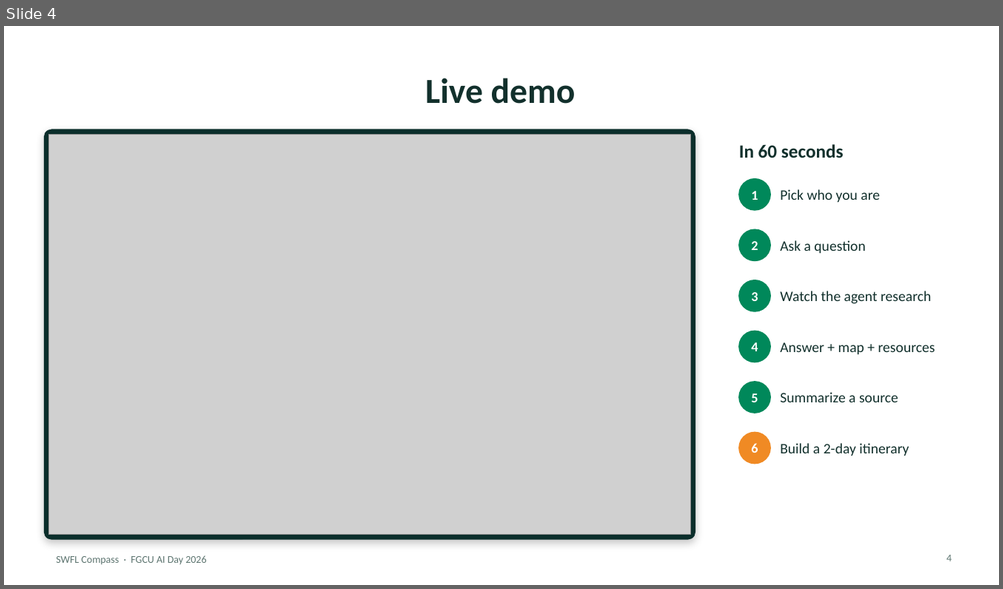
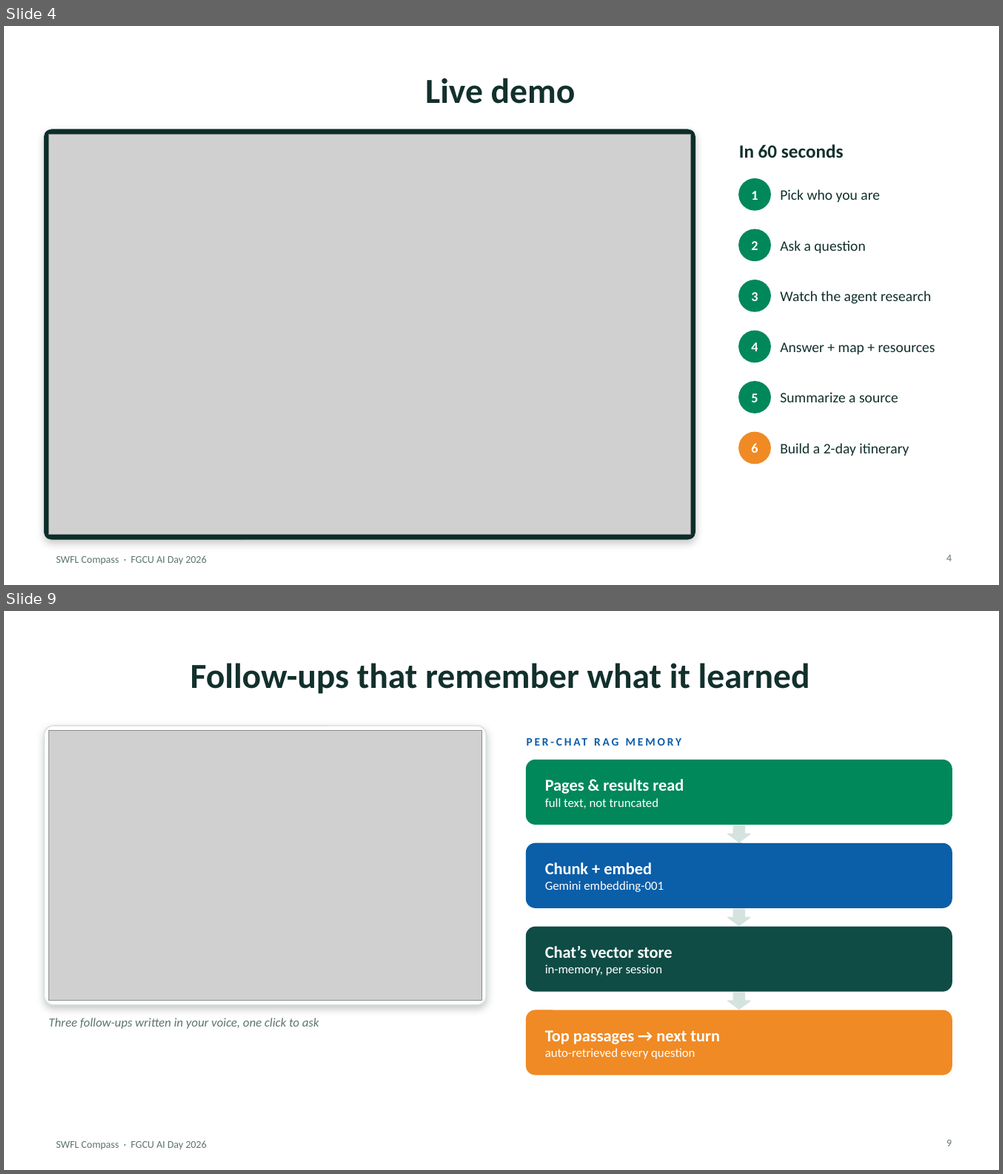
Before and after one commit to Nicholas55555/swfl-compass, a slide deck: presentation/SWFL-Compass.pptx. Shown one above the other, each under a label of ours: slide 4 before the commit, slides 4 and 9 after it; the slides between them are not shown. The pictures are 1003x589 and 1003x1174 pixels, drawn with LibreOffice and Linux fonts; fonts in the diff are those of the drawing; grey boxes stand for pictures. Boxes give left, top, right and bottom in pixels: in the first picture for what was removed or moved away, otherwise in the second. Text is boxed around its words. In the diff, an @@ line names an element or a change of style, - is before the commit and + after.

```diff
--- a/presentation/SWFL-Compass.pptx
+++ b/presentation/SWFL-Compass.pptx
@@ slide 9 added at [4, 611, 999, 1170], background #FFFFFF; not listed: 1 template element that a slide beside it also shows @@
@@ title added at [190, 663, 810, 694], 34 pt, text #12302C, bold @@
+Follow-ups that remember what it learned
@@ rounded rectangle added at [44, 726, 486, 1005], fill #FFFFFF, outline #D5E3DF 1 pt @@
@@ picture added at [48, 730, 481, 1000] @@
@@ text added at [526, 730, 951, 753], 11 pt, text #0B5EA8, bold @@
+PER-CHAT RAG MEMORY
@@ rounded rectangle added at [526, 760, 951, 824], fill #00885A, outline #00885A 1 pt @@
@@ text added at [545, 779, 683, 809], 12 pt, text #FFFFFF @@
+Pages & results read
+full text, not truncated
@@ down arrow added at [728, 826, 750, 843], fill #D5E3DF, outline #D5E3DF 1 pt @@
@@ rounded rectangle added at [526, 844, 951, 908], fill #0B5EA8, outline #0B5EA8 1 pt @@
@@ text added at [545, 863, 663, 892], 12 pt, text #FFFFFF @@
+Chunk + embed
+Gemini embedding-001
@@ down arrow added at [728, 909, 750, 925], fill #D5E3DF, outline #D5E3DF 1 pt @@
@@ rounded rectangle added at [526, 927, 951, 991], fill #0F4C45, outline #0F4C45 1 pt @@
@@ text added at [545, 946, 672, 976], 12 pt, text #FFFFFF @@
+Chat’s vector store
+in-memory, per session
@@ down arrow added at [728, 993, 750, 1009], fill #D5E3DF, outline #D5E3DF 1 pt @@
@@ text added at [48, 1018, 319, 1029], 12 pt, text #5D7570, italic @@
+Three follow-ups written in your voice, one click to ask
@@ rounded rectangle added at [526, 1011, 951, 1075], fill #F08A24, outline #F08A24 1 pt @@
@@ text added at [545, 1031, 720, 1059], 12 pt, text #FFFFFF @@
+Top passages → next turn
+auto-retrieved every question
@@ page number added at [946, 1140, 951, 1147], 10 pt, text #5D7570 @@
+9
```
Also in this commit, not shown: 9 other slides added, 2 slides removed, 19 other files.
